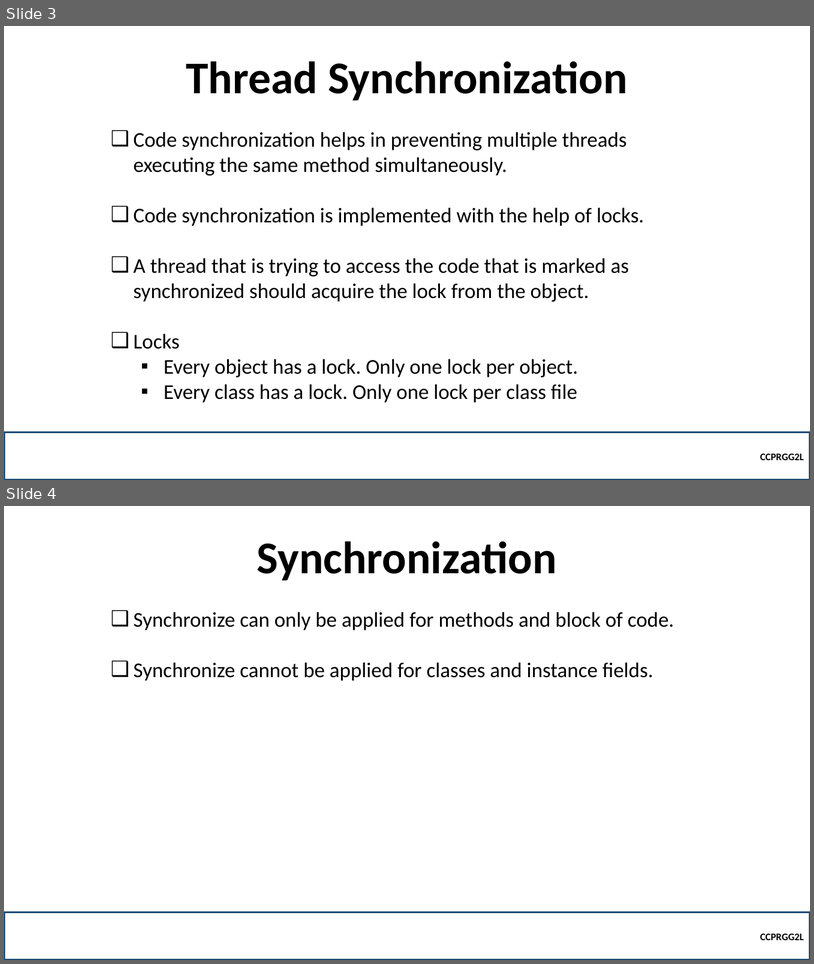
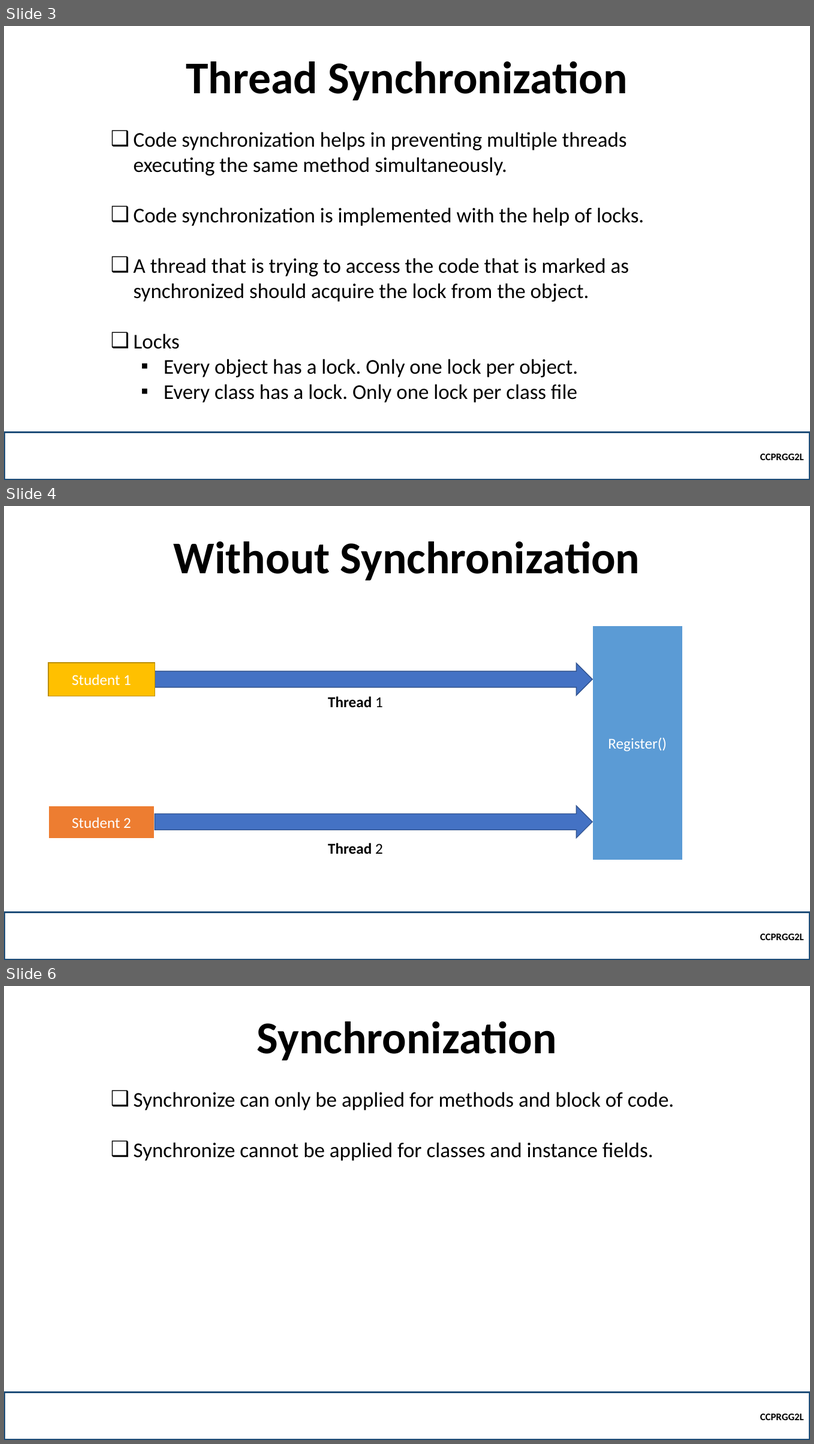
Before and after one commit to robitussin/CCPRGG2L, a slide deck: week_12/Thread Synchronization.pptx. Shown one above the other, each under a label of ours: slides 3 and 4 before the commit, slides 3, 4 and 6 after it; the slides between them are not shown. The pictures are 814x964 and 814x1444 pixels, drawn with LibreOffice and Linux fonts; fonts in the diff are those of the drawing; background and template pictures are left out. Boxes give left, top, right and bottom in pixels: in the first picture for what was removed or moved away, otherwise in the second. Text is boxed around its words. In the diff, an @@ line names an element or a change of style, - is before the commit and + after.

Commit message:
Added illustration of thread synchronization

```diff
--- a/week_12/Thread Synchronization.pptx
+++ b/week_12/Thread Synchronization.pptx
@@ slide 4 added at (4,506,810,960), background picture (left out) @@
@@ title added at (174,541,641,580), 54 pt, text #000000, bold @@
+Without Synchronization
@@ rectangle added at (593,625,683,860), fill #5B9BD5, outline #FFFFFF 1.5 pt, 18 pt, text #FFFFFF @@
+Register()
@@ rectangle added at (48,663,155,696), fill #FFC000, outline #BD8E00 1 pt, 18 pt, text #FFFFFF @@
+Student 1
@@ right arrow added at (155,663,593,696), fill #4472C4, outline #325491 1 pt @@
@@ text added at (328,696,383,708), 18 pt, text #000000, bold @@
+Thread 1
@@ rectangle added at (48,805,155,839), fill #ED7D31, outline #FFFFFF 1.5 pt, 18 pt, text #FFFFFF @@
+Student 2
@@ right arrow added at (155,805,593,838), fill #4472C4, outline #325491 1 pt @@
@@ text added at (328,843,383,854), 18 pt, text #000000, bold @@
+Thread 2
@@ rectangle added at (4,912,810,960), outline #1F4E79 2.25 pt, 12 pt, text #000000, bold @@
+CCPRGG2L
@@ what was slide 4 is now slide 6 @@
```
Also in this commit, not shown: 1 other slide added.
